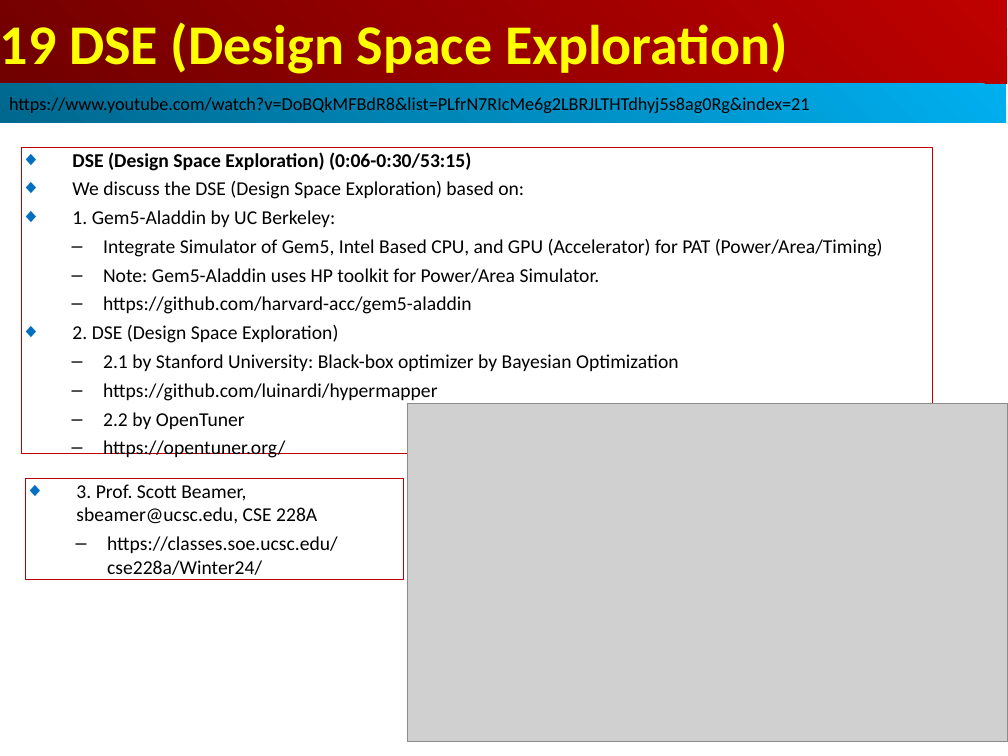
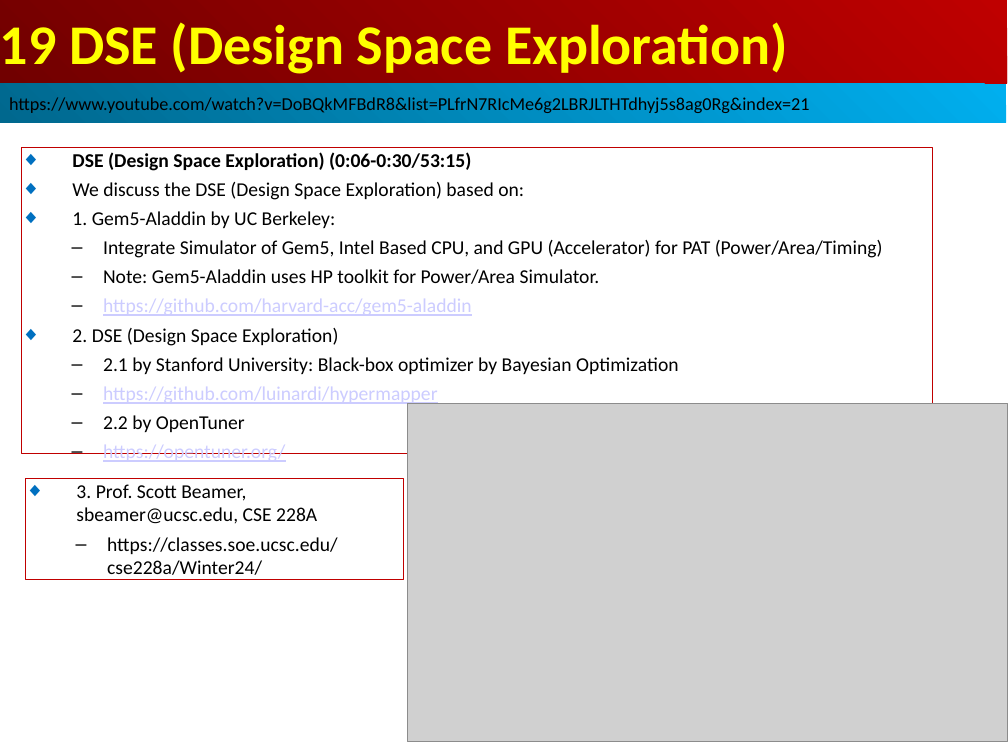
Before and after one commit to peterhchen/AIU_CS800_Chisel, a slide deck: slide 3 of 500_UCSC_HWD/019_DSE/000_Video/019.DSE.ppt. Drawn at 1008x756 pixels with LibreOffice and Linux fonts; fonts in the diff are those of the drawing; grey boxes stand for pictures. Boxes give left, top, right and bottom in pixels: in the first picture for what was removed or moved away, otherwise in the second. Text is boxed around its words. In the diff, an @@ line names an element or a change of style, - is before the commit and + after.

```diff
--- a/500_UCSC_HWD/019_DSE/000_Video/019.DSE.ppt
+++ b/500_UCSC_HWD/019_DSE/000_Video/019.DSE.ppt
@@ rectangle "DSE (Design Space Exploration) (0:06-0:30/53:15)" at [21,147,932,454]: text colour #000000 to #CCCCFF, underline on in "https://github.com/harvard-acc/gem5-aladdin", "https://github.com/luinardi/hypermapper", "https://opentuner.org/" @@
```
Also in this commit, not shown: 4 other slides changed, 17 slides added.
